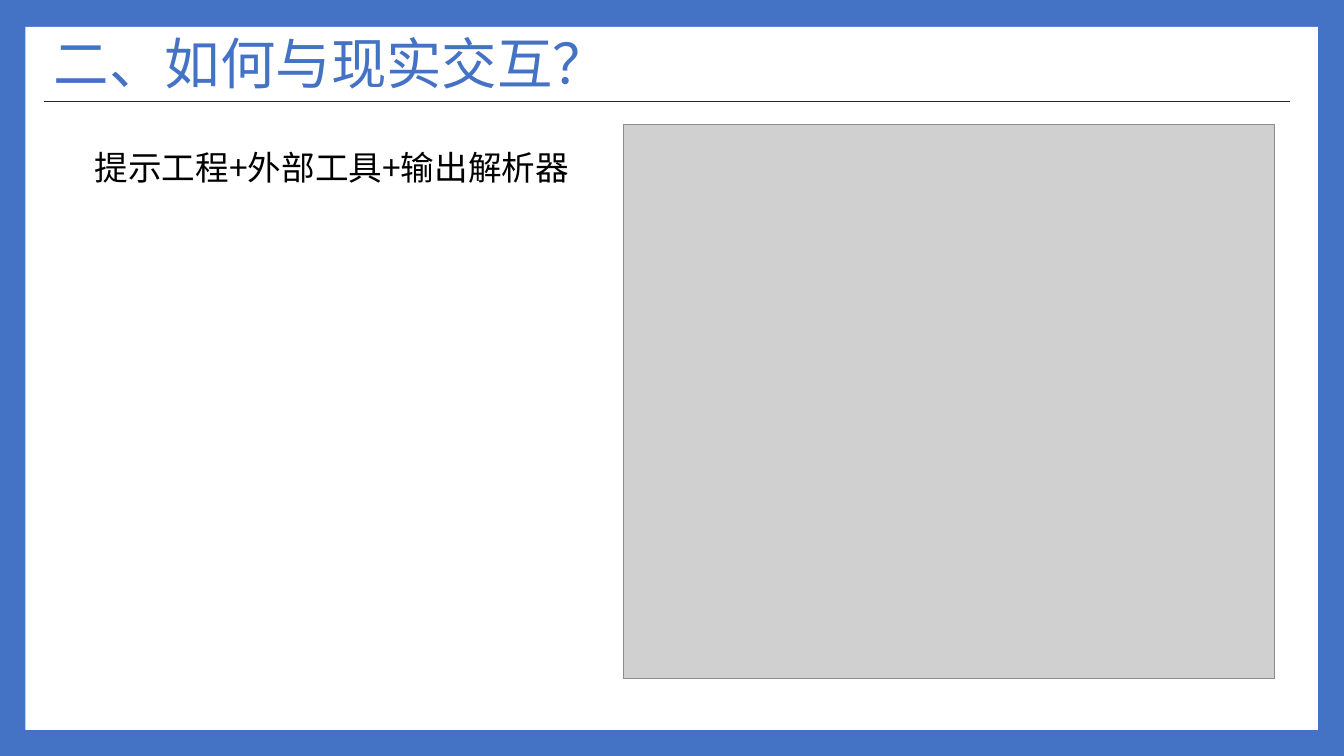
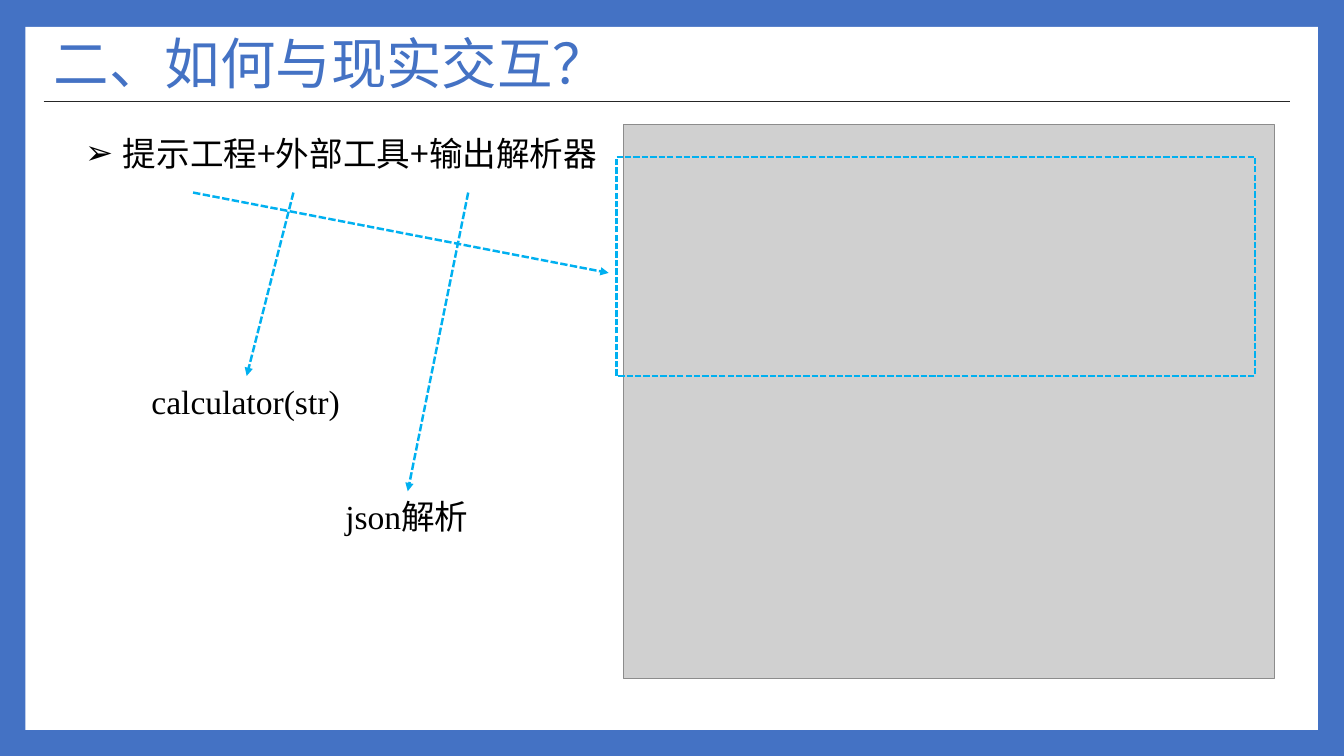
Before and after one commit to ylsdamxssjxxdd/eva, a slide deck: slide 41 of utils/软件介绍.pptx (slide 42 before the commit). Drawn at 1344x756 pixels with LibreOffice and Linux fonts; fonts in the diff are those of the drawing; grey boxes stand for pictures. Boxes give left, top, right and bottom in pixels: in the first picture for what was removed or moved away, otherwise in the second. Text is boxed around its words. In the diff, an @@ line names an element or a change of style, - is before the commit and + after.

Commit message:
优化工具调用提示

```diff
--- a/utils/软件介绍.pptx
+++ b/utils/软件介绍.pptx
@@ text "提示工程+外部工具+输出解析器": place and size @@
-text "提示工程+外部工具+输出解析器" at [95, 151, 569, 183]
+text "提示工程+外部工具+输出解析器" at [123, 137, 597, 169]
@@ text "提示工程+外部工具+输出解析器" at [123, 137, 597, 169]: bullet none to ➢ @@
@@ rectangle added at [617, 157, 1256, 376], outline #00B0F0 1.5 pt dashed @@
@@ arrow added from (194, 193) to (609, 273), #00B0F0 1.75 pt dashed @@
@@ arrow added from (293, 193) to (247, 376), #00B0F0 1.75 pt dashed @@
@@ arrow added from (469, 193) to (408, 491), #00B0F0 1.75 pt dashed @@
@@ text added at [151, 390, 339, 421], 24 pt, text #000000 @@
+calculator(str)
@@ text added at [345, 503, 468, 536], 24 pt, text #000000 @@
+json解析
```
Also in this commit, not shown: 2 other slides changed, 1 slide added, 1 slide removed, 7 other files.
